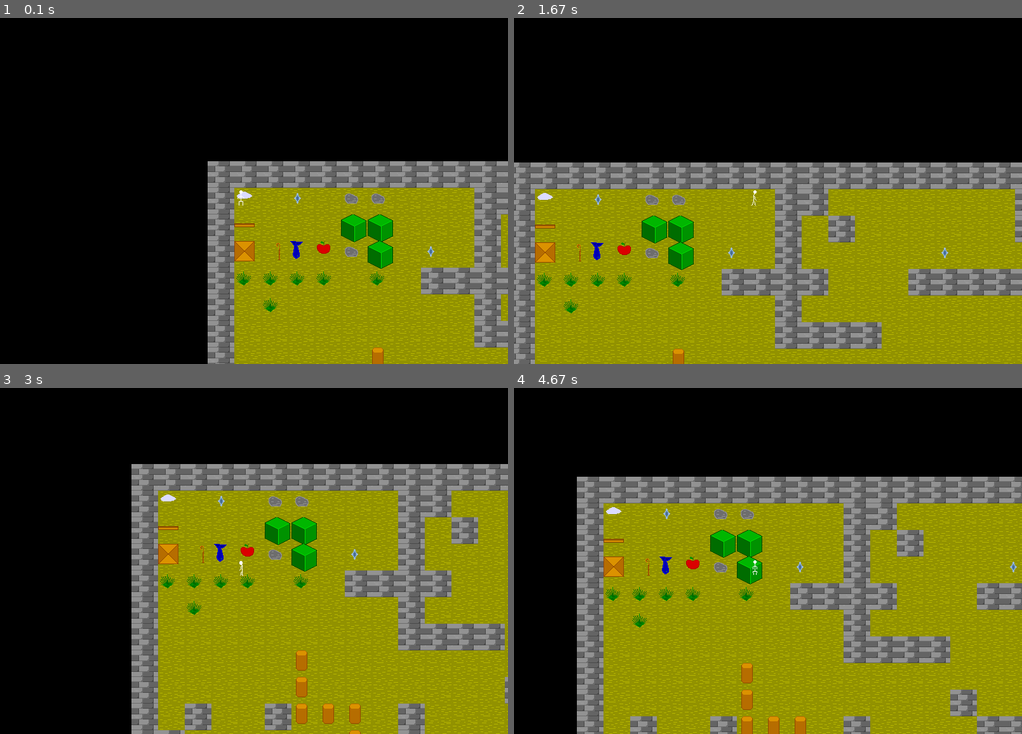
Above: before the commit, frames 1-4 (two rows, left to right).
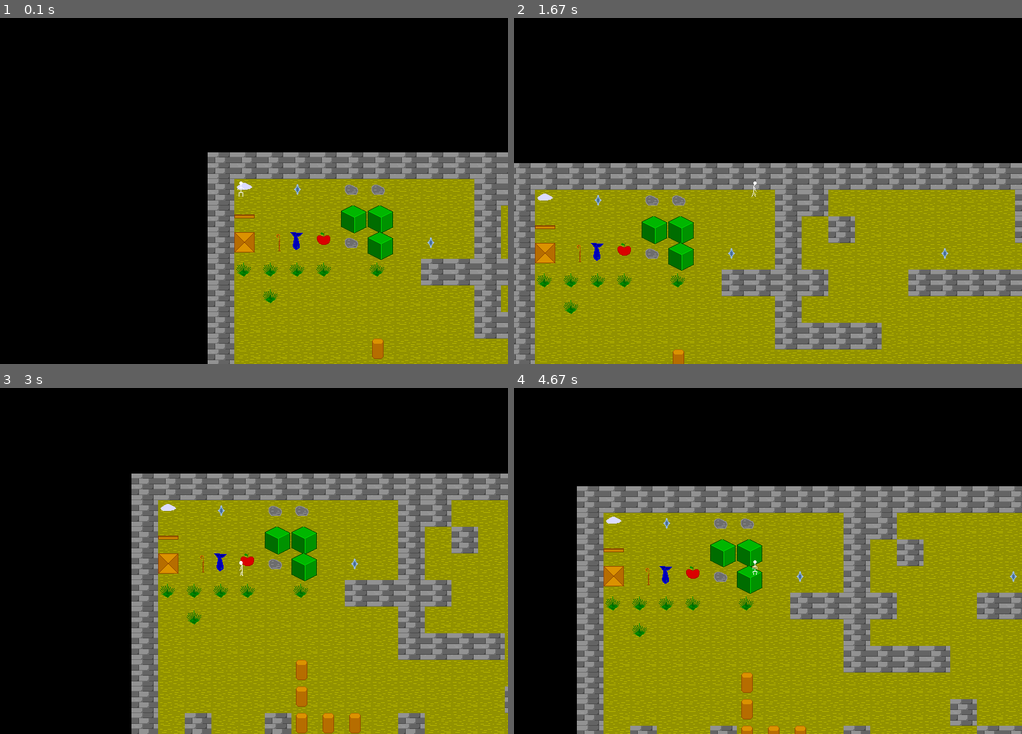
Above: after the commit, the same moments.

Repository: anokata/pythonPetProjects
Game: pygame game, started from platformer/sur.py
The game is run twice, just before and just after one commit, with the same random seed, the same clock (stepped at 60 frames per second) and the same inputs.
Inputs:
- Up to frame 1 (0.1 s): no input
- Up to frame 2 (1.67 s): hold Right 0.33-0.8 s; hold Up 0.83-1.13 s; hold Right 1.17-1.63 s
- Up to frame 3 (3 s): hold Left 1.67-2.2 s; hold Down 2.23-2.53 s; tap Z at 2.57 s; hold Left from 2.9 s (still down)
- Up to frame 4 (4.67 s): release Left at 3.3 s; hold Up 3.33-3.7 s; hold Right 3.73-4.37 s; hold Down from 4.4 s (still down)

The runs differ from the first frame. In frame 1, 15% of the frame differs, in the area x 40-100%, y 38-100%; in frame 2, 14%; in frame 3, 21%; in frame 4, 24%, in the area x 12-100%, y 25-100%.

Commit message:
Анимация стоя вбока. Проникновение вехром в стены.

Diff:
--- a/platformer/player.py
+++ b/platformer/player.py
@@ -1,6 +1,7 @@
 import pygame
 import pyganim
 from itertools import repeat
+# TODO: отдельные ректы для рисования и физики. останавливаться когда бьёт?
 
 class Player():
     health = 100
@@ -24,25 +25,37 @@
 AnimLeft = ['objects/walkmanL0.png','objects/walkmanL1.png','objects/walkmanL2.png']
 AnimUp = ['objects/walkmanU0.png','objects/walkmanU1.png','objects/walkmanU2.png']
 AnimStand = ['objects/stand0.png','objects/stand1.png','objects/stand2.png']
-AnimKick = ['objects/kick0.png','objects/kick1.png','objects/kick2.png', 'objects/kick3.png']
+AnimStandR = ['objects/standR0.png','objects/standR1.png']
+AnimStandL = ['objects/standL0.png','objects/standL1.png']
+AnimKickL = ['objects/kick0.png','objects/kick1.png','objects/kick2.png', 'objects/kick3.png']
+AnimKickR = ['objects/kickR0.png','objects/kickR1.png','objects/kickR2.png', 'objects/kickR3.png']
+wallInpact = 15
 
 class pgPlayer(Player, pygame.sprite.Sprite):
     rect = pygame.Rect(0,0,0,0)
+    rectImg = pygame.Rect(0,0,0,0)
     kicking = 0
+    faceat = 0 # UP LEFT RIGHT
 
     def __init__(self, x, y):
         pygame.sprite.Sprite.__init__(self)
         self.image = pygame.image.load('catwall.png').convert()
         self.rect = pygame.Rect(x, y, self.image.get_rect().size[0],
                          self.image.get_rect().size[1])
-        self.rect.height += 0
+        self.rect.height -= wallInpact
+        self.rect.top += wallInpact
+        self.rectImg = pygame.Rect(x, y, self.image.get_rect().size[0],
+                         self.image.get_rect().size[1])
 
         self.AnimRight = self.animLoad(AnimRight)
         self.AnimLeft = self.animLoad(AnimLeft)
         self.AnimStand = self.animLoad(AnimStand)
         self.AnimUp = self.animLoad(AnimUp)
+        self.AnimStandR = self.animLoad(AnimStandR)
+        self.AnimStandL = self.animLoad(AnimStandL)
 
-        self.AnimKick = self.animLoad(AnimKick)
+        self.AnimKickL = self.animLoad(AnimKickL)
+        self.AnimKickR = self.animLoad(AnimKickR)
         self.AnimKickTicks = 10
 
         self.changeAnim(self.AnimStand)
@@ -58,22 +71,39 @@
         a.blit(self.image, (0, 0))
         #self.image.scroll(dy=20)
 
+    def getRect(self, cam):
+        return cam.calcXY(self.rectImg.x, self.rectImg.y)
+
     def kick(self):
         self.kicking = self.AnimKickTicks
 
+    def rectphistoimg(self):
+        self.rectImg = pygame.Rect(self.rect.x, self.rect.y - wallInpact, self.rectImg.width, self.rectImg.height)
+
     def moveSide(self, dt, platforms, enemies):
         self.step()
+        if self.faceat == 0:
+            self.changeAnim(self.AnimStand)
+        elif self.faceat == 1:
+            self.changeAnim(self.AnimStandR)
+        elif self.faceat == 2:
+            self.changeAnim(self.AnimStandL)
+
         if self.dx < 0:
             self.changeAnim(self.AnimLeft)
+            self.faceat = 2
         elif self.dx > 0:
             self.changeAnim(self.AnimRight)
+            self.faceat = 1
         elif self.dy > 0 or self.dy < 0:
+            self.faceat = 0
             self.changeAnim(self.AnimUp)
-        else:
-            self.changeAnim(self.AnimStand)
 
         if self.kicking:
-            self.changeAnim(self.AnimKick)
+            if self.faceat == 1:
+                self.changeAnim(self.AnimKickR)
+            else:
+                self.changeAnim(self.AnimKickL)
             self.kicking -= 1
 
         self.dx = - self.moving * self.spd
@@ -94,6 +124,7 @@
                 self.dx = -self.dx
 
     def collide(self, dx, dy, platforms):
+        self.rectphistoimg()
         for p in platforms:
             if pygame.sprite.collide_rect(self, p): # если есть пересечение платформы с игроком
                 if dx > 0:                      # если движется вправо
@@ -106,3 +137,4 @@
 
                 if dy < 0:
                     self.rect.top = p.rect.bottom
+        self.rectphistoimg()
--- a/platformer/sur.py
+++ b/platformer/sur.py
@@ -266,7 +266,7 @@
         screen.blit(e, r)
 
     globmap.draw(cam)
-    screen.blit(player.image, cam.calc(player))
+    screen.blit(player.image, player.getRect(cam))
     pygame.display.flip()
 
 def mainMechanic(d, p, e):
Binary file added: platformer/objects/kickR0.png
Binary file added: platformer/objects/kickR1.png
Binary file added: platformer/objects/kickR2.png
Binary file added: platformer/objects/kickR3.png
Binary file added: platformer/objects/standL0.png
Binary file added: platformer/objects/standL1.png
Binary file added: platformer/objects/standR0.png
Binary file added: platformer/objects/standR1.png
